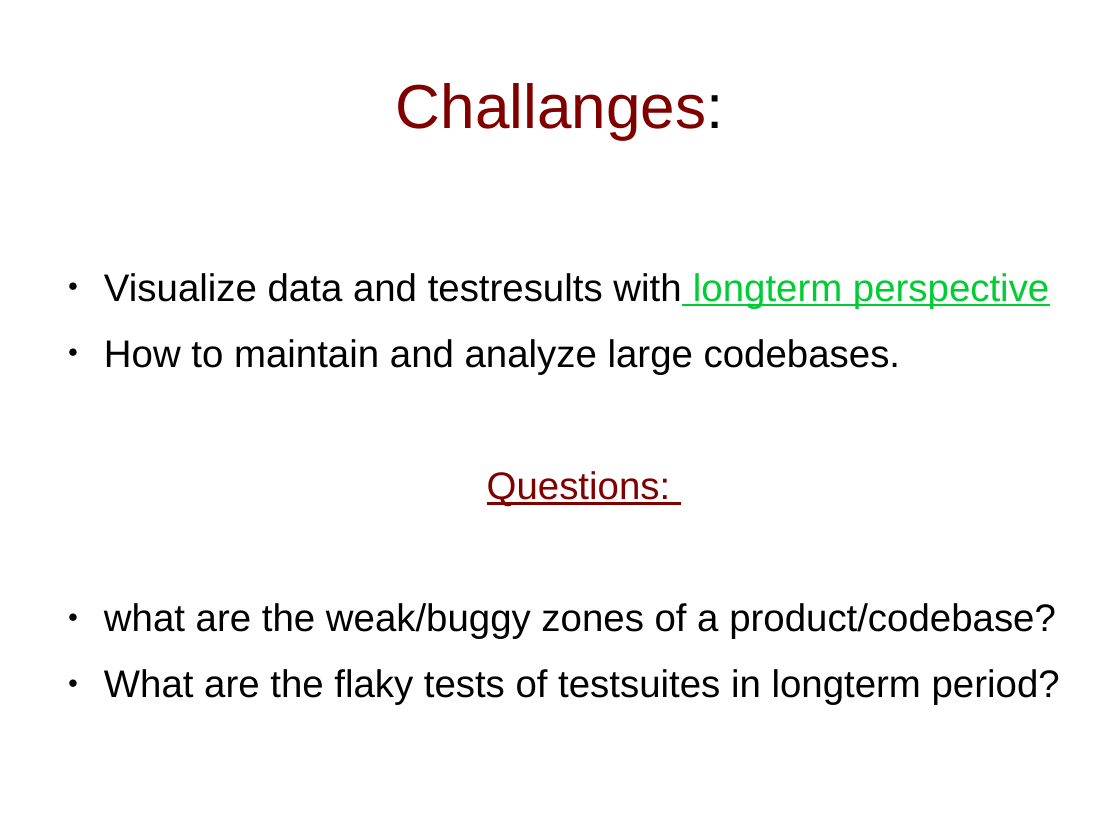
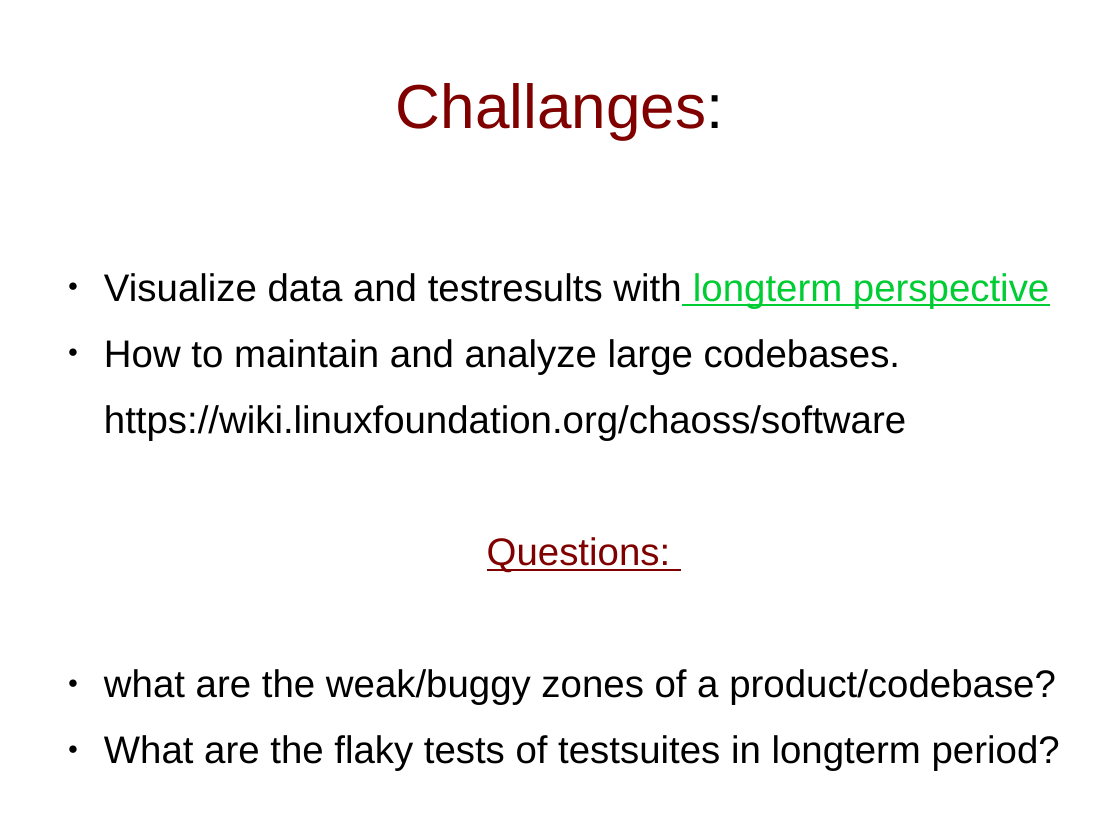
Before and after one commit to MalloZup/presentations, a slide deck: slide 3 of 2018/hackweek/elixir.odp. Drawn at 1120x840 pixels with LibreOffice and Linux fonts; fonts in the diff are those of the drawing. Boxes give left, top, right and bottom in pixels: in the first picture for what was removed or moved away, otherwise in the second. Text is boxed around its words. In the diff, an @@ line names an element or a change of style, - is before the commit and + after.

```diff
--- a/2018/hackweek/elixir.odp
+++ b/2018/hackweek/elixir.odp
@@ text at (104,405,906,440): paragraph added @@
+https://wiki.linuxfoundation.org/chaoss/software
```
Also in this commit, not shown: 4 other slides changed, 1 slide removed, 1 other file.
